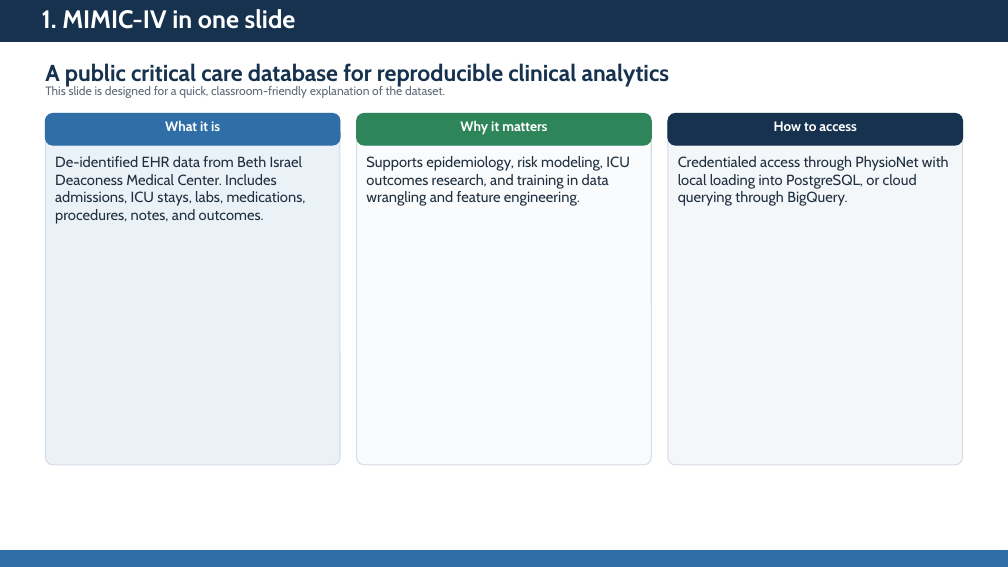
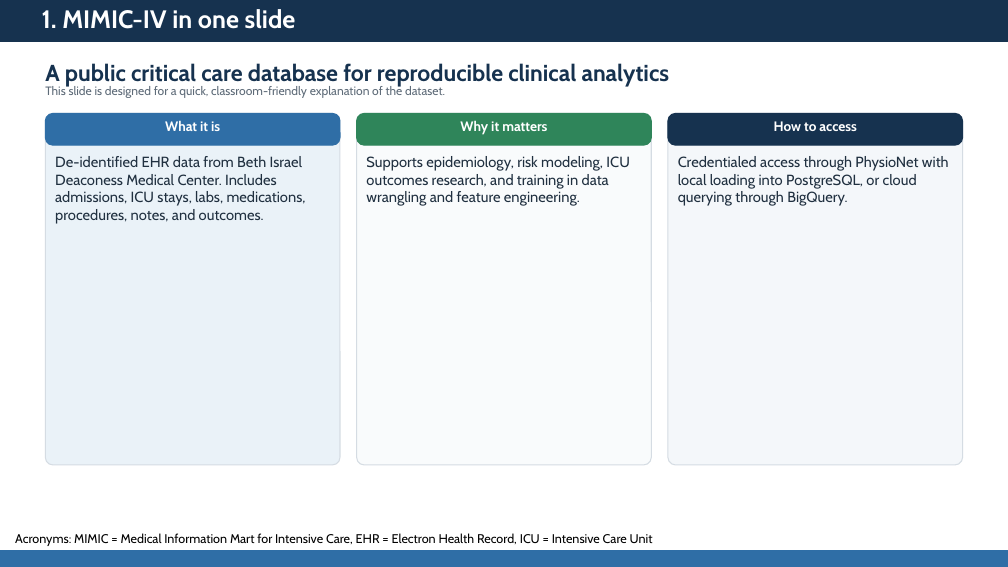
Before and after one commit to AngelJeriko/Juptyer-Janitors-Wrangling-project, a slide deck: slide 6 of final presentation.pptx. Drawn at 1008x567 pixels with LibreOffice and Linux fonts; fonts in the diff are those of the drawing. Boxes give left, top, right and bottom in pixels: in the first picture for what was removed or moved away, otherwise in the second. Text is boxed around its words. In the diff, an @@ line names an element or a change of style, - is before the commit and + after.

```diff
--- a/final presentation.pptx
+++ b/final presentation.pptx
@@ text added at [15, 533, 653, 546], 12 pt, text #000000 @@
+Acronyms: MIMIC = Medical Information Mart for Intensive Care, EHR = Electron Health Record, ICU = Intensive Care Unit
```
Also in this commit, not shown: 4 other slides changed, 1 other file.
